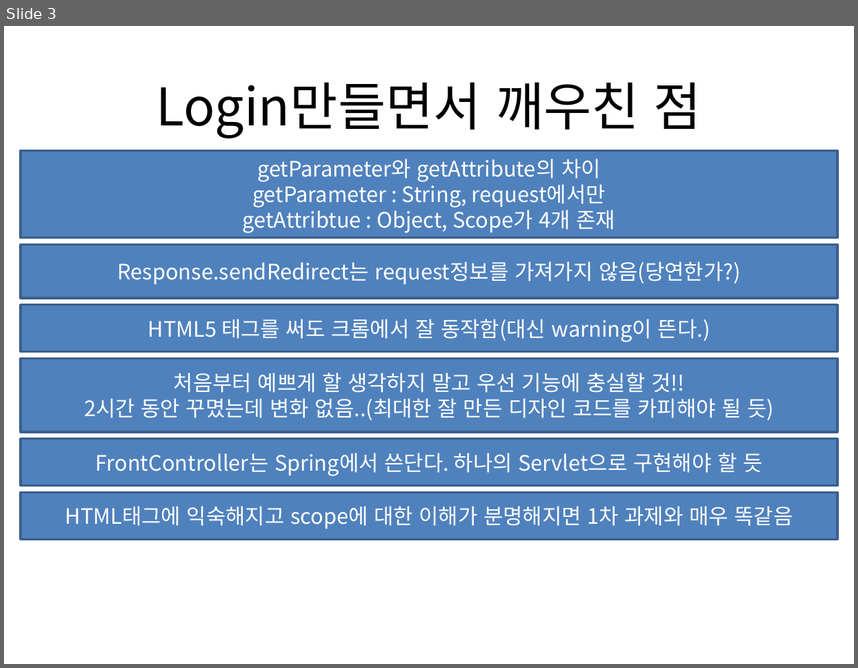
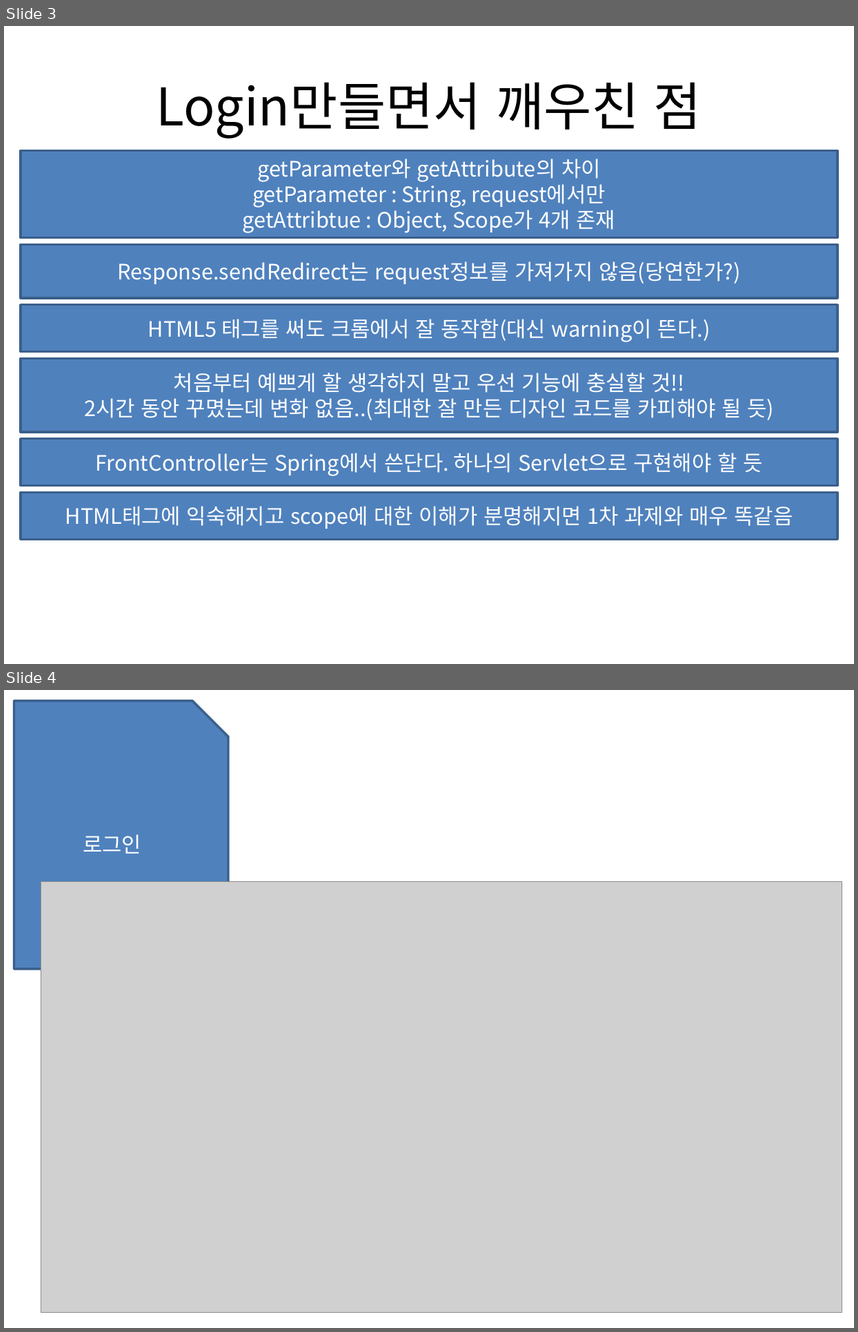
Before and after one commit to seojinkim/SecondProject, a slide deck: SecondProject/SecondProject.pptx. Shown one above the other, each under a label of ours: slide 3 before the commit, slides 3 and 4 after it. The pictures are 858x668 and 858x1332 pixels, drawn with LibreOffice and Linux fonts; fonts in the diff are those of the drawing; grey boxes stand for pictures. Boxes give left, top, right and bottom in pixels: in the first picture for what was removed or moved away, otherwise in the second. Text is boxed around its words. In the diff, an @@ line names an element or a change of style, - is before the commit and + after.

```diff
--- a/SecondProject/SecondProject.pptx
+++ b/SecondProject/SecondProject.pptx
@@ slide 4 added at (4, 690, 854, 1328), background #FFFFFF @@
@@ snip rect added at (14, 701, 228, 969), fill #4F81BD, outline #3A5F8C 2 pt, 18 pt, text #FFFFFF @@
+로그인
@@ picture added at (41, 881, 842, 1312) @@
```
Also in this commit, not shown: 1 slide changed, 11 other slides added, 45 other files.
